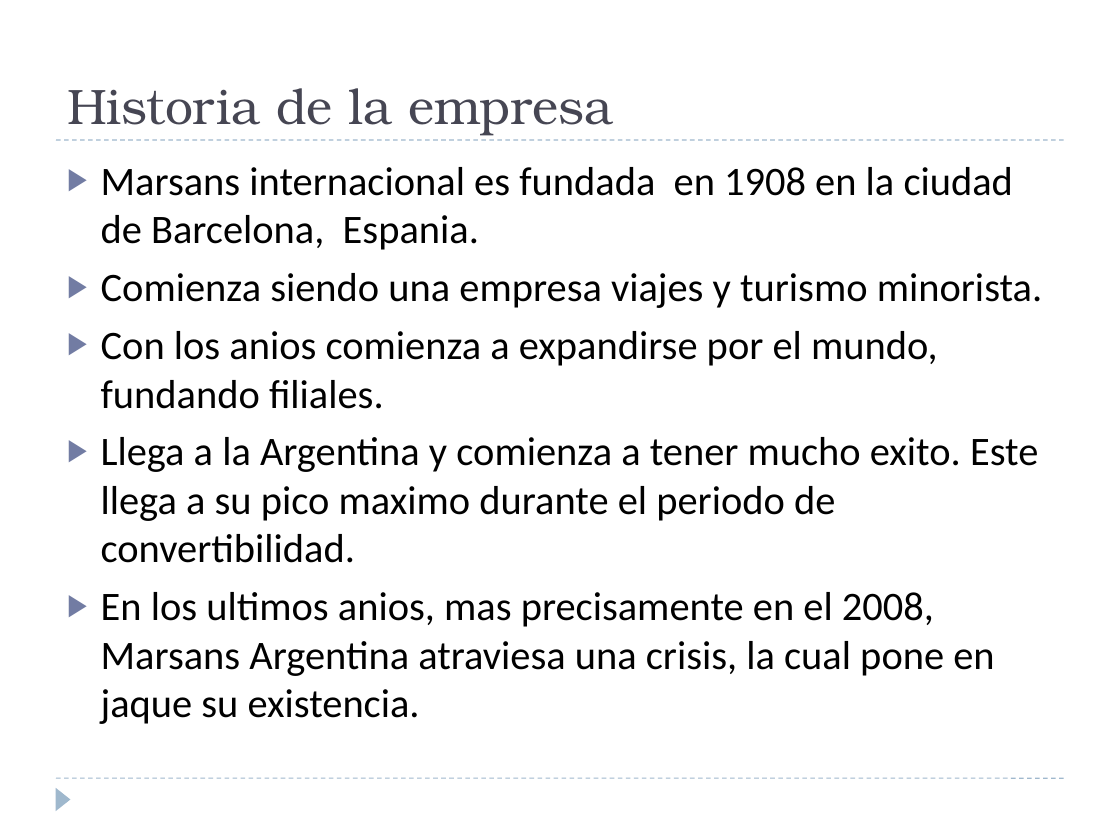
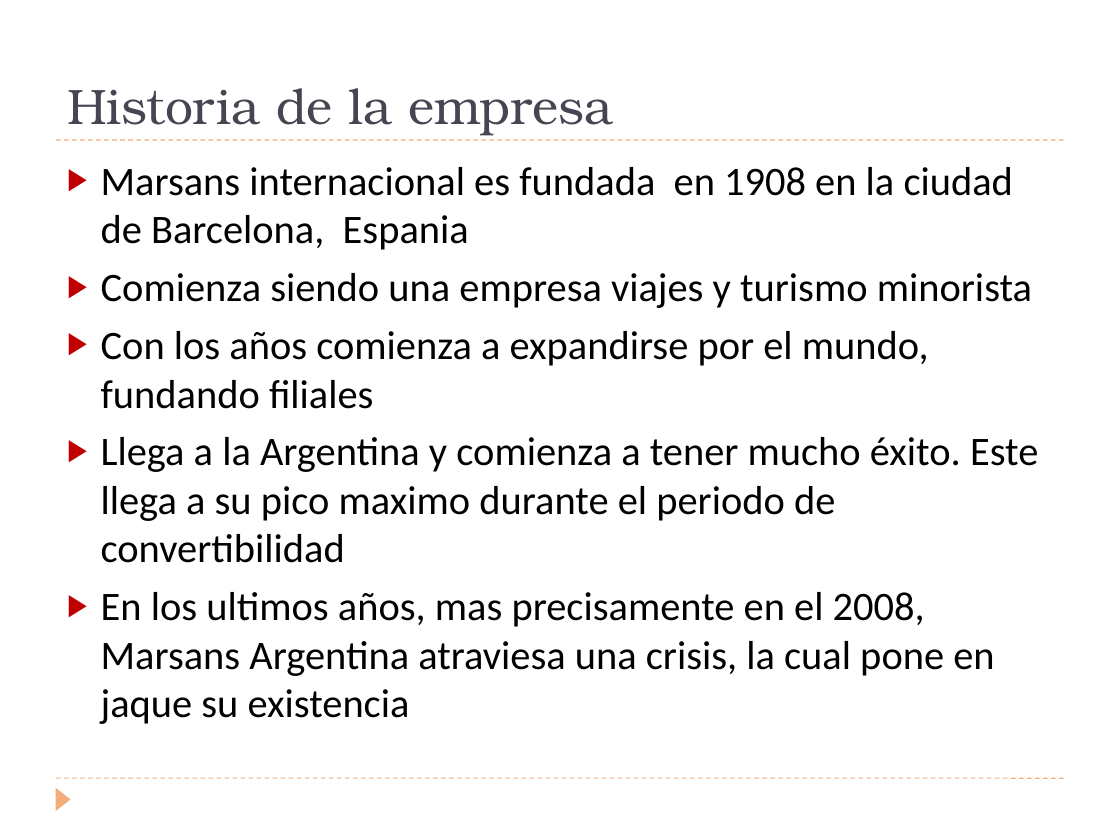
Before and after one commit to invernizzie/fiuba-grupoestrucorga, a slide deck: slide 2 of Trabajo Practico/Presentacion/Presentación1.pptx. Drawn at 1120x840 pixels with LibreOffice and Linux fonts; fonts in the diff are those of the drawing. Boxes give left, top, right and bottom in pixels: in the first picture for what was removed or moved away, otherwise in the second. Text is boxed around its words. In the diff, an @@ line names an element or a change of style, - is before the commit and + after.

```diff
--- a/Trabajo Practico/Presentacion/Presentación1.pptx
+++ b/Trabajo Practico/Presentacion/Presentación1.pptx
@@ line (56, 140) - (1064, 140): stroke #9FB8CD 0.75 pt dashed to #F2AD7A 0.75 pt dashed @@
@@ text at (101, 167, 1038, 724): text changed @@
-▶ Marsans internacional es fundada en 1908 en la ciudad de Barcelona, Espania.
-▶ Comienza siendo una empresa viajes y turismo minorista.
-▶ Con los anios comienza a expandirse por el mundo, fundando filiales.
-▶ Llega a la Argentina y comienza a tener mucho exito. Este llega a su pico maximo durante el periodo de convertibilidad.
-▶ En los ultimos anios, mas precisamente en el 2008, Marsans Argentina atraviesa una crisis, la cual pone en jaque su existencia.
+▶ Marsans internacional es fundada en 1908 en la ciudad de Barcelona, Espania
+▶ Comienza siendo una empresa viajes y turismo minorista
+▶ Con los años comienza a expandirse por el mundo, fundando filiales
+▶ Llega a la Argentina y comienza a tener mucho éxito. Este llega a su pico maximo durante el periodo de convertibilidad
+▶ En los ultimos años, mas precisamente en el 2008, Marsans Argentina atraviesa una crisis, la cual pone en jaque su existencia
@@ line (56, 778) - (1064, 778): stroke #9FB8CD 0.75 pt dashed to #F2AD7A 0.75 pt dashed @@
@@ triangle at (56, 787, 71, 811): fill #9FB8CD to #F2AD7A @@
```
Also in this commit, not shown: 5 other slides changed, 5 slides added, 1 slide removed, 3 other files.
